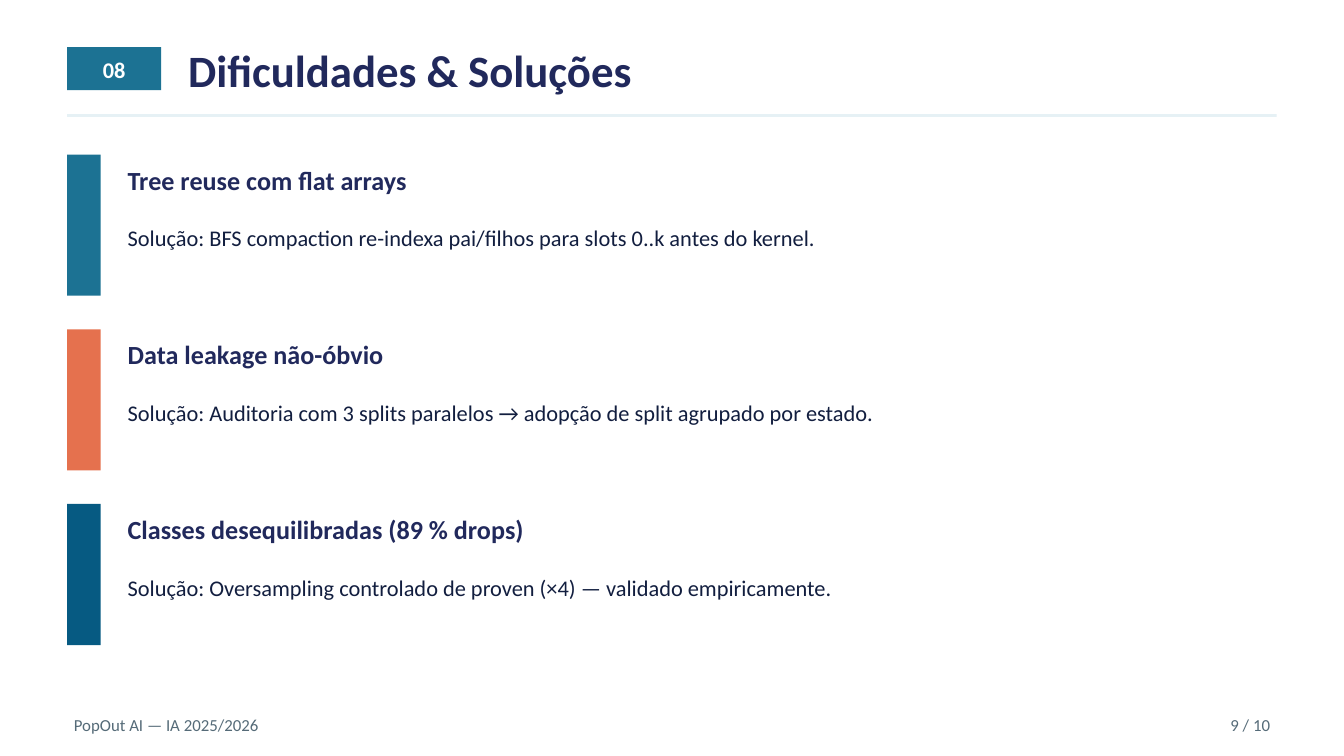
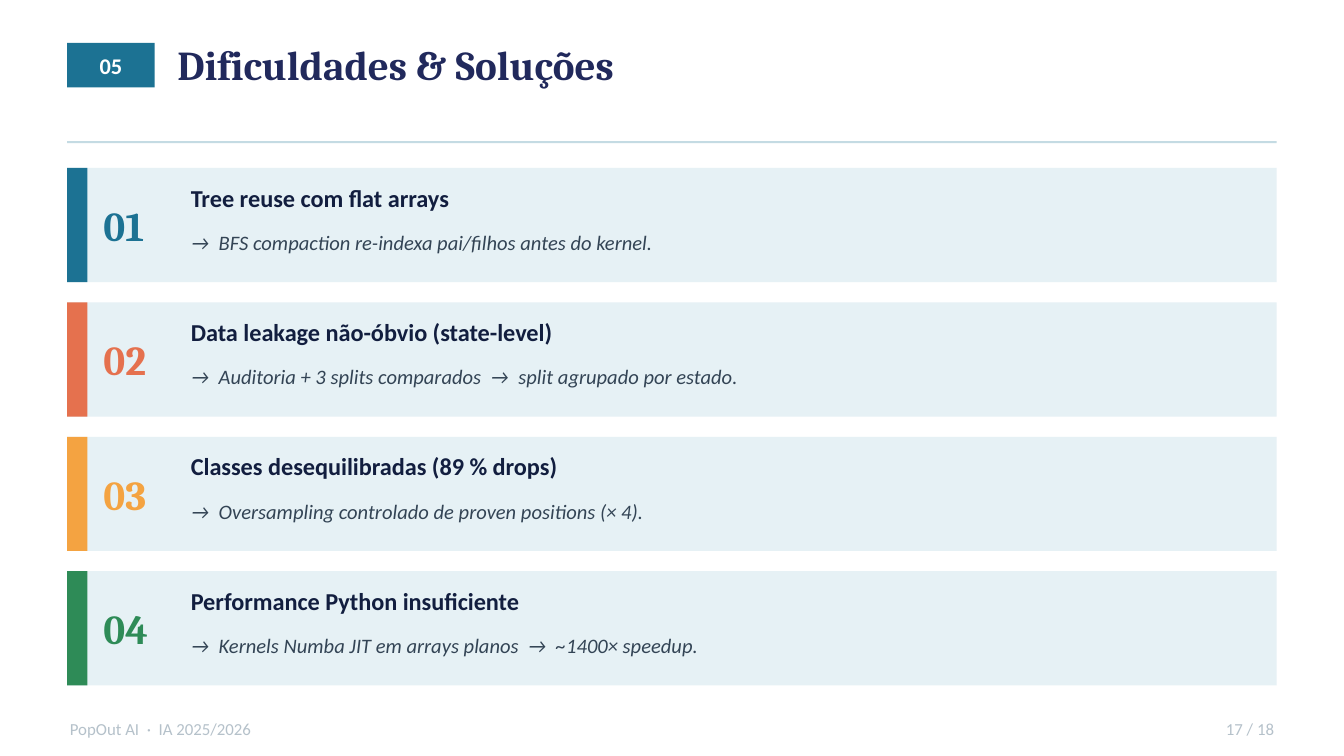
Before and after one commit to Difl4/popout-ai, a slide deck: slide 17 of docs/presentation.pptx (slide 9 before the commit). Drawn at 1344x756 pixels with LibreOffice and Linux fonts; fonts in the diff are those of the drawing. Boxes give left, top, right and bottom in pixels: in the first picture for what was removed or moved away, otherwise in the second. Text is boxed around its words. In the diff, an @@ line names an element or a change of style, - is before the commit and + after.

```diff
--- a/docs/presentation.pptx
+++ b/docs/presentation.pptx
@@ rectangle: place and size @@
-rectangle at box(67, 47, 161, 90)
+rectangle at box(67, 43, 155, 87)
@@ text added at box(100, 59, 123, 74), 12 pt, text #FFFFFF, bold @@
+05
@@ text "Dificuldades & Soluções" at box(177, 51, 614, 89): size 24 to 22 pt, font Calibri to Cambria @@
@@ text removed at box(103, 62, 126, 78) @@
-08
@@ rectangle: place and size @@
-rectangle at box(67, 114, 1277, 117)
+rectangle at box(67, 141, 1277, 142)
@@ rectangle at box(67, 141, 1277, 142): fill #E6F1F5 to #C4DBE3 @@
@@ rectangle: place and size @@
-rectangle at box(67, 155, 101, 296)
+rectangle at box(67, 168, 87, 282)
@@ rectangle added at box(67, 168, 1277, 282), fill #E6F1F5 @@
@@ text "Tree reuse com flat arrays": place and size @@
-text "Tree reuse com flat arrays" at box(128, 171, 407, 194)
+text "Tree reuse com flat arrays" at box(191, 190, 449, 211)
@@ text "Tree reuse com flat arrays" at box(191, 190, 449, 211): size 14 to 13 pt, text colour #21295C to #121E3F @@
@@ text added at box(103, 213, 144, 242), 22 pt, text #1C7293, bold @@
+01
@@ text at box(219, 235, 652, 254): text changed; size 12 to 11 pt; text colour #121E3F to #334455; italic on @@
-Solução: BFS compaction re-indexa pai/filhos para slots 0..k antes do kernel.
+→ BFS compaction re-indexa pai/filhos antes do kernel.
@@ rectangle: place and size @@
-rectangle at box(67, 329, 101, 470)
+rectangle at box(67, 302, 87, 417)
@@ rectangle added at box(67, 302, 1277, 417), fill #E6F1F5 @@
@@ text at box(191, 323, 552, 345): text changed; size 14 to 13 pt; text colour #21295C to #121E3F @@
-Data leakage não-óbvio
+Data leakage não-óbvio (state-level)
@@ text added at box(103, 347, 146, 376), 22 pt, text #E5714E, bold @@
+02
@@ text at box(219, 369, 737, 388): text changed; size 12 to 11 pt; text colour #121E3F to #334455; italic on @@
-Solução: Auditoria com 3 splits paralelos → adopção de split agrupado por estado.
+→ Auditoria + 3 splits comparados → split agrupado por estado.
@@ rectangle added at box(67, 437, 1277, 551), fill #E6F1F5 @@
@@ rectangle added at box(67, 437, 87, 551), fill #F4A341 @@
@@ text "Classes desequilibradas (89 % drops)" at box(191, 457, 557, 479): size 14 to 13 pt, text colour #21295C to #121E3F @@
@@ text "Classes desequilibradas (89 % drops)": place and size @@
-text "Classes desequilibradas (89 % drops)" at box(128, 519, 524, 543)
+text "Classes desequilibradas (89 % drops)" at box(191, 457, 557, 479)
@@ text added at box(103, 482, 146, 511), 22 pt, text #F4A341, bold @@
+03
@@ text at box(219, 504, 643, 523): text changed; size 12 to 11 pt; text colour #121E3F to #334455; italic on @@
-Solução: Oversampling controlado de proven (×4) — validado empiricamente.
+→ Oversampling controlado de proven positions (× 4).
@@ rectangle: place and size @@
-rectangle at box(67, 504, 101, 645)
+rectangle at box(67, 571, 87, 685)
@@ rectangle at box(67, 571, 87, 685): fill #065A82 to #2E8B57 @@
@@ rectangle added at box(67, 571, 1277, 685), fill #E6F1F5 @@
@@ text added at box(191, 593, 519, 614), 13 pt, text #121E3F, bold @@
+Performance Python insuficiente
@@ text added at box(103, 616, 148, 645), 22 pt, text #2E8B57, bold @@
+04
@@ text added at box(219, 638, 698, 657), 11 pt, text #334455, italic @@
+→ Kernels Numba JIT em arrays planos → ~1400× speedup.
@@ text at box(70, 724, 251, 738): text changed; text colour #556B78 to #B5C1CA @@
-PopOut AI — IA 2025/2026
+PopOut AI · IA 2025/2026
@@ text added at box(1226, 724, 1274, 735), 9 pt, text #B5C1CA @@
+17 / 18
@@ text removed at box(1230, 720, 1270, 731) @@
-9 / 10
```
Also in this commit, not shown: 5 other slides changed, 12 slides added, 4 slides removed, 1 other file.
